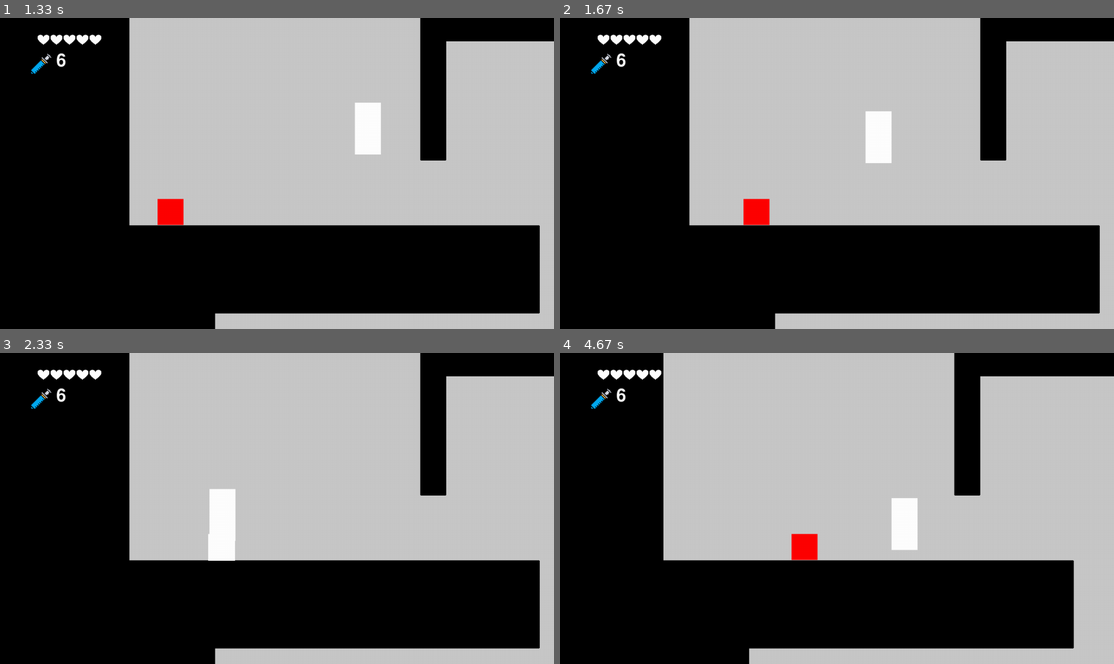
Above: before the commit, frames 1-4 (two rows, left to right).
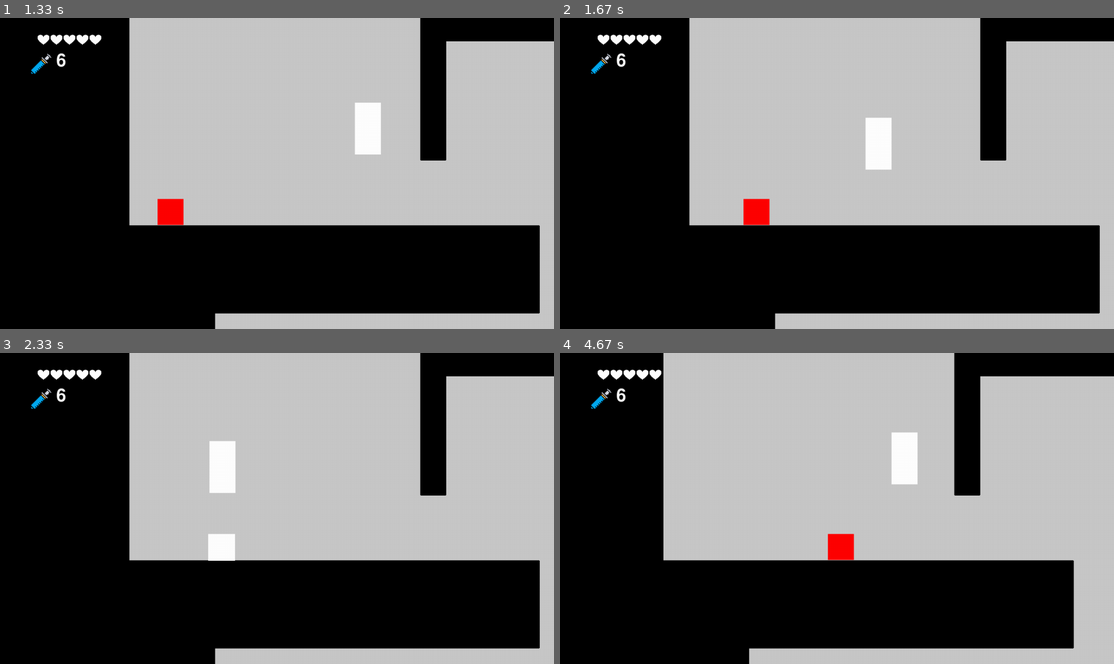
Above: after the commit, the same moments.

Repository: dast3rr/pygameproject_2DPlaformer
Game: pygame game, started from code/main.py
Same seed, same stepped clock (60 frames per second), same inputs: the game is played once before the commit and once after it.
Inputs:
- Up to frame 1 (1.33 s): hold D 0.33-0.8 s; hold D 0.83-1.3 s; tap Space at 0.9, 1.2 s
- Up to frame 2 (1.67 s): hold A from 1.33 s (still down); tap Space at 1.4 s
- Up to frame 3 (2.33 s): tap Space at 1.7, 1.97, 2.27 s; release A at 1.87 s; hold A 1.9-2.3 s
- Up to frame 4 (4.67 s): hold D 2.33-2.97 s; tap Space at 2.4, 2.7, 3.07, 3.37, 3.57, 3.87, 4.07, 4.37, 4.57 s; hold A 3-3.47 s; hold D 3.5-3.97 s; hold D 4-4.47 s; hold A from 4.5 s (still down)

Frame 1 is identical in both runs. In frame 2, 0.2% of the frame differs, in the area x 55-60%, y 30-49%; in frame 3, 1.4%; in frame 4, 2.4%, in the area x 41-65%, y 25-67%.

Commit message:
добавил ускорение при прыжке

Diff:
--- a/code/data.py
+++ b/code/data.py
@@ -7,7 +7,7 @@
 
 # скорости
 move_speed = 60 * N
-fall_speed = 60 * N
+fall_speed = 90 * N
 jump_speed = 60 * N
 enemy_speed = 30 * N
 enemy_agressive_radius = 80 * N
--- a/code/main.py
+++ b/code/main.py
@@ -77,6 +77,9 @@
 
     smooth_surface = pygame.Surface(size)
     smooth_surface.set_alpha(60)
+
+    count_fall = False
+    counter_fall = 0
 
 
     camera = Camera()
@@ -143,24 +146,30 @@
                     right = 0
                 if event.key == pygame.K_a:
                     left = 0
-                if event.key == pygame.K_LSHIFT:
-                    move_speed = 40 * N
 
         # цвет можно поменять. Это будет цвет фона
         screen.fill(pygame.color.Color(200, 200, 200))
 
         # перемещение в стороны
         move_hor = right + left
+        if main_character.get_hor() or main_character.get_ver():
+            count_fall = False
+
+        if not main_character.get_hor() and not jump and not count_fall:
+            count_fall = True
+            counter_fall = 0
 
         # определение скорости падения
         if main_character.get_ver() and not jump:
-            fall_speed = 30 * N
+            fall_speed = 30 * N + counter_fall
         elif not jump:
-            fall_speed = 60 * N
+            fall_speed = 90 * N + counter_fall
         if jump:
             # при прыжке, на самой верхней точке скорость меньше
             fall_speed = -(30 * N - start_jump_altitude + main_character.rect.y) * 5
             if not fall_speed:
+                counter_fall = 0
+                count_fall = True
                 jump = False
                 fall_speed = 60 * N
         # если совершается прыжок от стены
@@ -171,6 +180,7 @@
                 right, left = speeds_before_jump
                 speeds_before_jump = [0, 0]
 
+
         camera.update()
 
         # отрисовываю все группы спрайтов
@@ -189,6 +199,9 @@
             jump = main_character.update(move_hor, jump, move_speed, fall_speed)
             enemies.update()
 
+        if count_fall:
+            counter_fall += 5
+
         pygame.display.flip()
         clock.tick(fps)
     pygame.quit()
